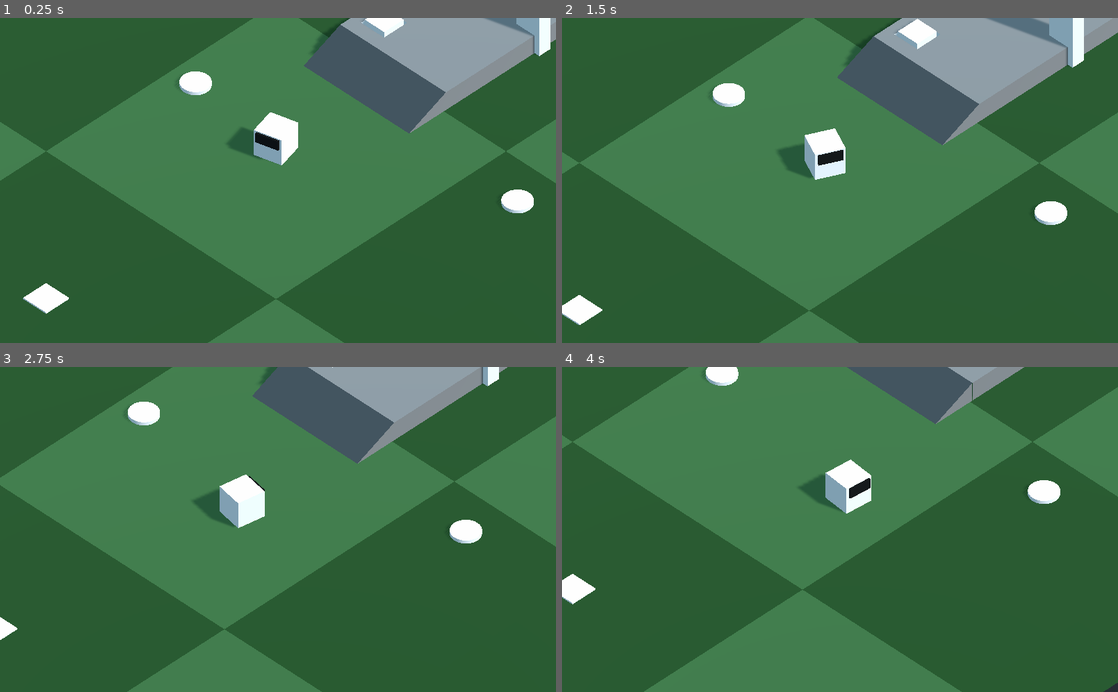
Above: before the commit, frames 1-4 (two rows, left to right).
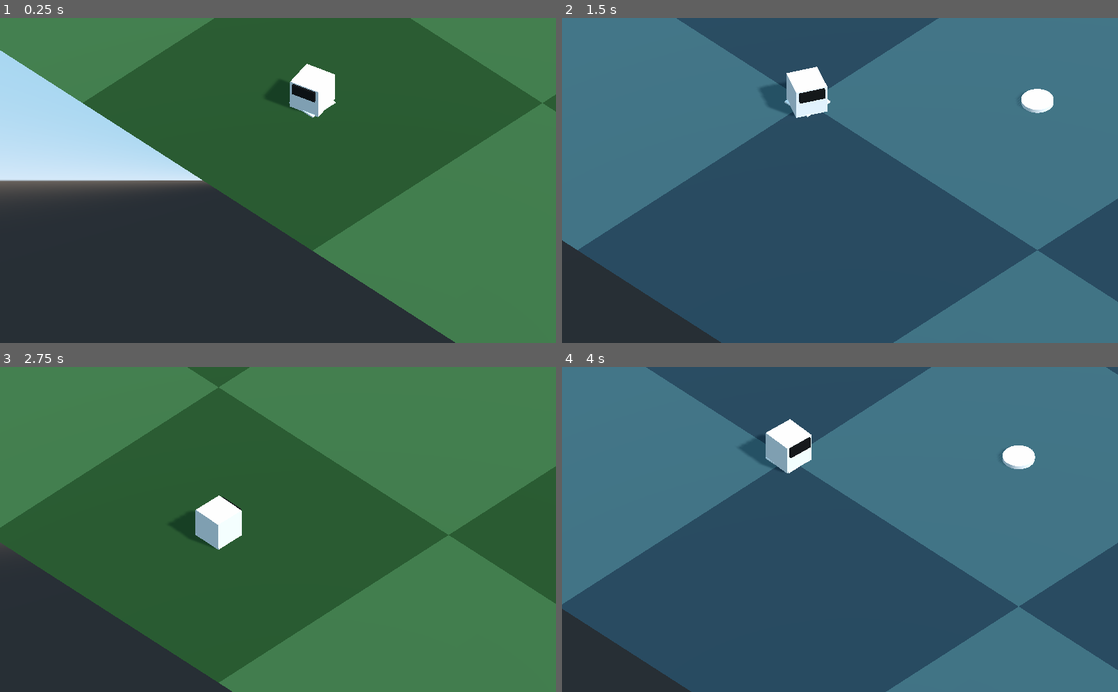
Above: after the commit, the same moments.

Repository: pixelsyntax/coolfriends-pingpong
Game: Godot game, scene res://Scenes/Initial Testscene.tscn
The game is run twice, just before and just after one commit, with the same random seed, the same clock (stepped at 60 frames per second) and the same inputs.
Inputs (mouse positions are in pixels of both pictures, inside the frame that each line leads up to):
- Up to frame 1 (0.25 s): no input
- Up to frame 2 (1.5 s): move the mouse to (962, 164) at 0.52 s; click (962, 164) at 0.67 s; drag from (728, 196) to (812, 245) at 1.27 s
- Up to frame 3 (2.75 s): move the mouse to (333, 458) at 2.02 s; click (333, 458) at 2.17 s
- Up to frame 4 (4 s): drag from (812, 594) to (673, 480) at 2.77 s; move the mouse to (1006, 578) at 3.52 s; click (1006, 578) at 3.67 s

The runs differ from the first frame. In frame 1, 92% of the frame differs, in the area x 0-100%, y 0-100%; in frame 2, 100%; in frame 3, 75%; in frame 4, 100%.

Commit message:
reset camera on level change

Diff:
--- a/coolfriends-godot/Scenes/Camera.gd
+++ b/coolfriends-godot/Scenes/Camera.gd
@@ -13,9 +13,14 @@
 		print_debug( offsetFromTarget )
 	else:
 		print_debug( "no camera target defined!" )
+	$"/root/Main".connect("signal_level_changed", self, "onLevelChanged")
 
 func _process(delta):
 	if !cameraTarget: #early exit
 		return
 	var targetPosition = cameraTarget.global_transform.origin + cameraTarget.global_transform.basis.z * lookAheadLength - offsetFromTarget
 	global_transform.origin = lerp( global_transform.origin, targetPosition, 0.02 )
+
+func onLevelChanged():
+	var targetPosition = cameraTarget.global_transform.origin + cameraTarget.global_transform.basis.z * lookAheadLength - offsetFromTarget
+	global_transform.origin = targetPosition
--- a/coolfriends-godot/Scenes/Main.gd
+++ b/coolfriends-godot/Scenes/Main.gd
@@ -4,8 +4,6 @@
 
 onready var messageSceneResource = load("res://Scenes/GUI/Speechbubble.tscn")
 onready var levelParent = get_node("/root/Initial Testscene/CUR_LEVEL") # TODO better path...
-
-signal signal_change_level(levelName)
 
 #https://www.reddit.com/r/godot/comments/9rh5tt/exporting_a_scene_path/
 func set_file_path(p_value):
--- a/coolfriends-godot/Scenes/Teleporter/Teleporter.gd
+++ b/coolfriends-godot/Scenes/Teleporter/Teleporter.gd
@@ -7,10 +7,7 @@
 #https://www.reddit.com/r/godot/comments/9rh5tt/exporting_a_scene_path/
 func set_file_path(p_value):
 	if typeof(p_value) == TYPE_STRING and p_value.get_extension() in ["tscn", "scn"]:
-		var d = Directory.new()
-		if not d.file_exists(p_value):
-			return
-		targetSceneName = p_value
+		if Directory.new().file_exists(p_value): targetSceneName = p_value
 
 func _ready():
 	$TeleportArea.connect("body_entered", self, "on_body_entered")
@@ -20,4 +17,4 @@
 
 func on_body_entered(body):
 	#print("entering teleporter")
-	$"/root/Main".emit_signal("signal_change_level", targetSceneName, targetNodePath)
+	$"/root/Main".changeLevel(targetSceneName, targetNodePath)
